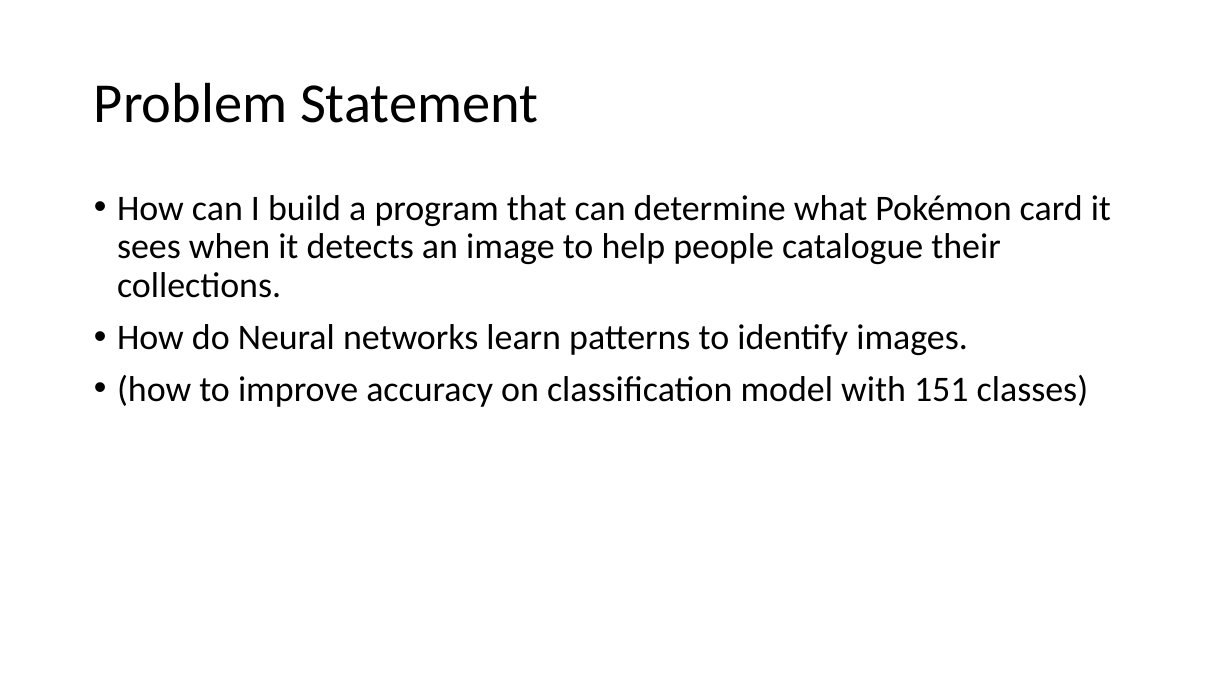
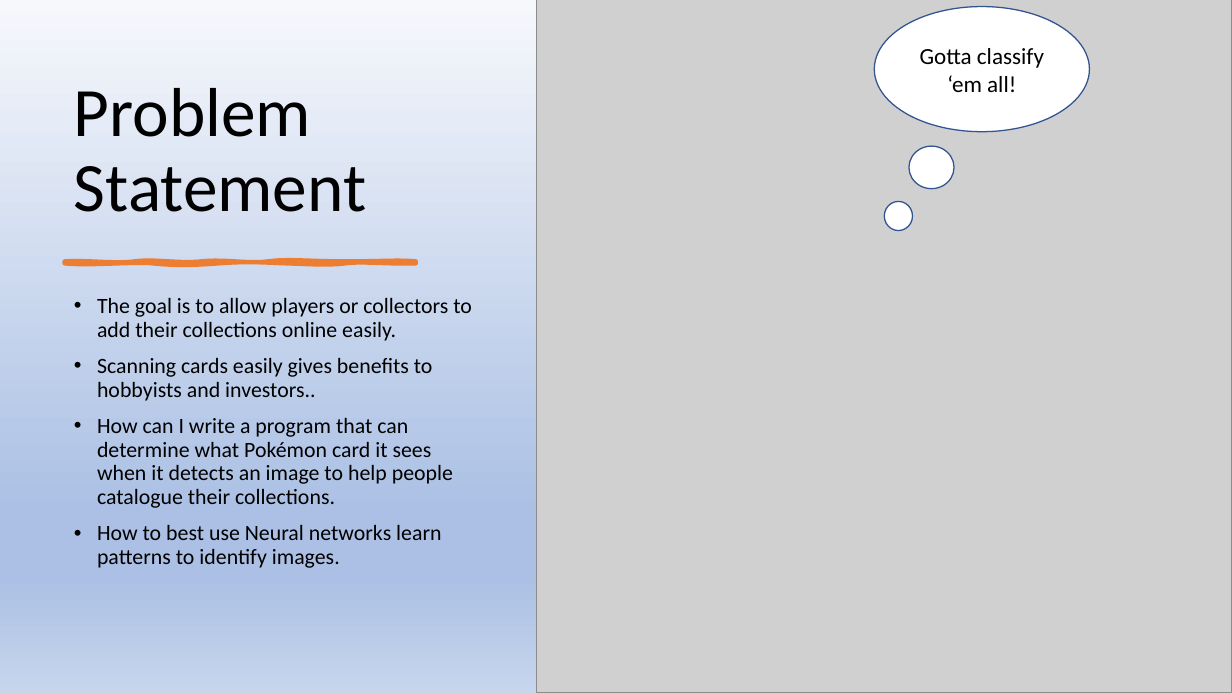
Before and after one commit to marcjreid/dsir-capstone-project, a slide deck: slide 3 of Capstone Presentation.pptx (slide 4 before the commit). Drawn at 1232x693 pixels with LibreOffice and Linux fonts; fonts in the diff are those of the drawing; grey boxes stand for pictures. Boxes give left, top, right and bottom in pixels: in the first picture for what was removed or moved away, otherwise in the second. Text is boxed around its words. In the diff, an @@ line names an element or a change of style, - is before the commit and + after.

```diff
--- a/Capstone Presentation.pptx
+++ b/Capstone Presentation.pptx
@@ background #FFFFFF to gradient #F6F8FC to #ABC0E4 to #C7D5ED @@
@@ picture added at (x1=537, y1=0, x2=1232, y2=693) @@
@@ ellipse added at (x1=874, y1=6, x2=1090, y2=131), fill #FFFFFF, outline #325491 1 pt, 18 pt, text #000000 @@
+Gotta classify ‘em all!
@@ title "Problem Statement" moved from (x1=94, y1=82, x2=538, y2=123) to (x1=74, y1=88, x2=366, y2=212) @@
@@ title "Problem Statement" at (x1=74, y1=88, x2=366, y2=212): size 44 to 54 pt; vertical alignment middle to bottom @@
@@ ellipse added at (x1=909, y1=146, x2=955, y2=189), fill #FFFFFF, outline #325491 1 pt @@
@@ ellipse added at (x1=884, y1=201, x2=913, y2=231), fill #FFFFFF, outline #325491 1 pt @@
@@ freeform shape added at (x1=65, y1=262, x2=416, y2=263), fill #ED7D31, outline #ED7D31 3.5 pt @@
@@ text at (x1=97, y1=298, x2=472, y2=568): text changed; size 28 to 17 pt @@
-• How can I build a program that can determine what Pokémon card it sees when it detects an image to help people catalogue their collections.
-• How do Neural networks learn patterns to identify images.
-• (how to improve accuracy on classification model with 151 classes)
+• The goal is to allow players or collectors to add their collections online easily.
+• Scanning cards easily gives benefits to hobbyists and investors..
+• How can I write a program that can determine what Pokémon card it sees when it detects an image to help people catalogue their collections.
+• How to best use Neural networks learn patterns to identify images.
```
Also in this commit, not shown: 1 other slide changed, 8 slides added, 3 slides removed, 3 other files.
